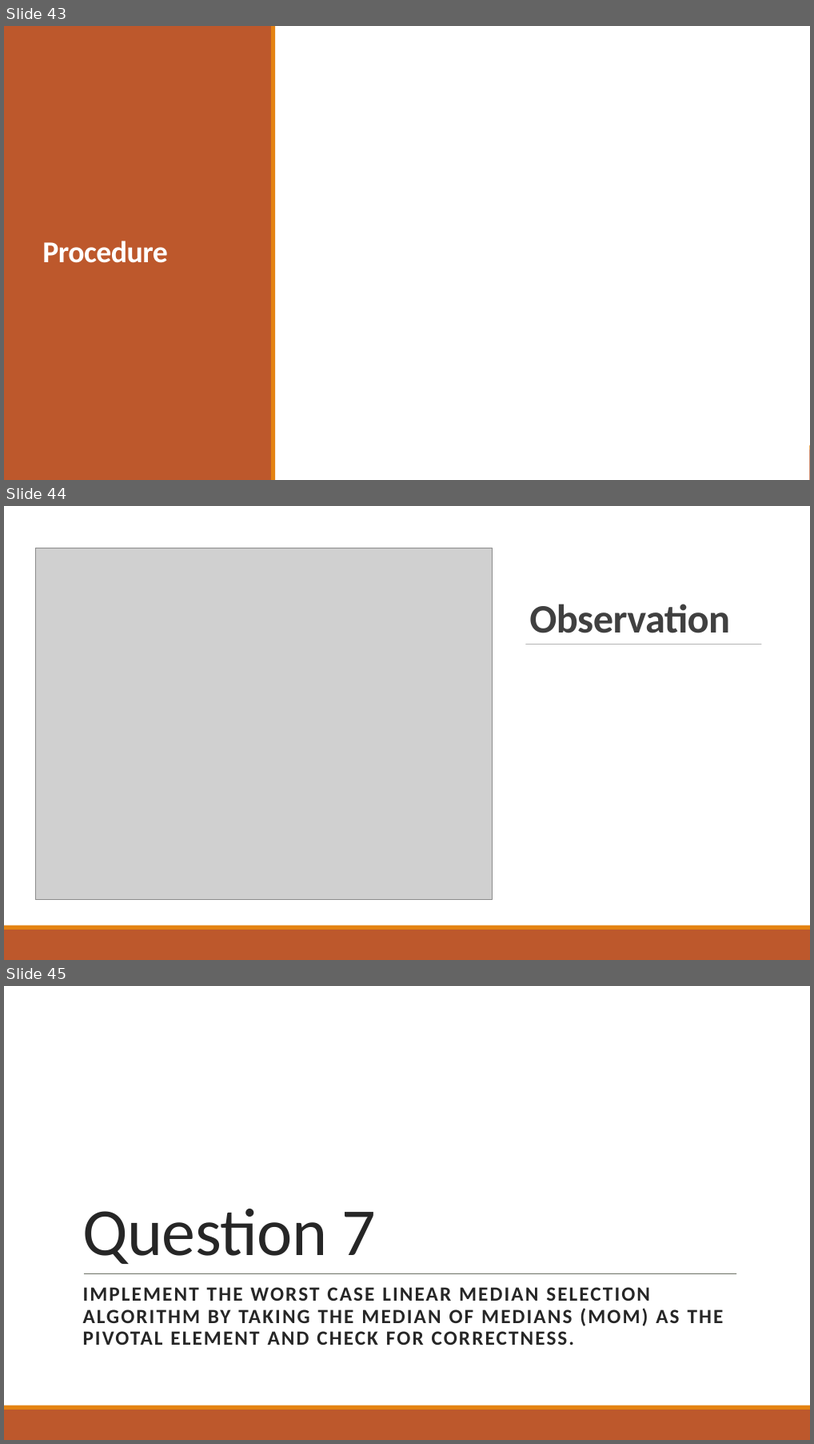
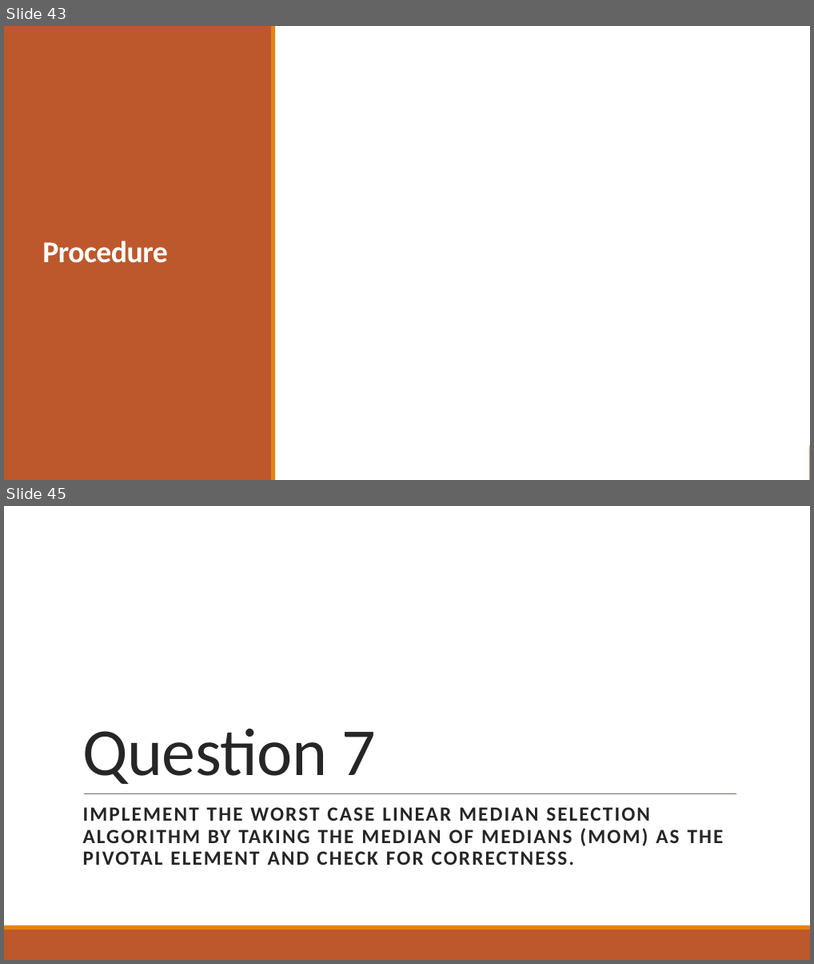
Before and after one commit to ayndp657/ALGORITHMLAB, a slide deck: Assignment 1/Assignment Presentation.pptx. Shown one above the other, each under a label of ours: slides 43, 44 and 45 before the commit, slides 43 and 45 after it; the slides between them are not shown. The pictures are 814x1444 and 814x964 pixels, drawn with LibreOffice and Linux fonts; fonts in the diff are those of the drawing; grey boxes stand for pictures; background and template pictures are left out. Boxes give left, top, right and bottom in pixels: in the first picture for what was removed or moved away, otherwise in the second. Text is boxed around its words. In the diff, an @@ line names an element or a change of style, - is before the commit and + after.

```diff
--- a/Assignment 1/Assignment Presentation.pptx
+++ b/Assignment 1/Assignment Presentation.pptx
@@ slide 44 removed at (4, 506, 810, 960), background #FFFFFF @@
@@ rectangle removed at (4, 506, 810, 925) @@
@@ picture removed at (35, 548, 493, 900) @@
@@ title removed at (530, 604, 730, 633) @@
-Observation
@@ line removed from (526, 644) to (762, 644) @@
@@ rectangle removed at (4, 925, 810, 929) @@
@@ rectangle removed at (4, 929, 810, 960) @@
```
Also in this commit, not shown: 1 slide added, 5 other files.
